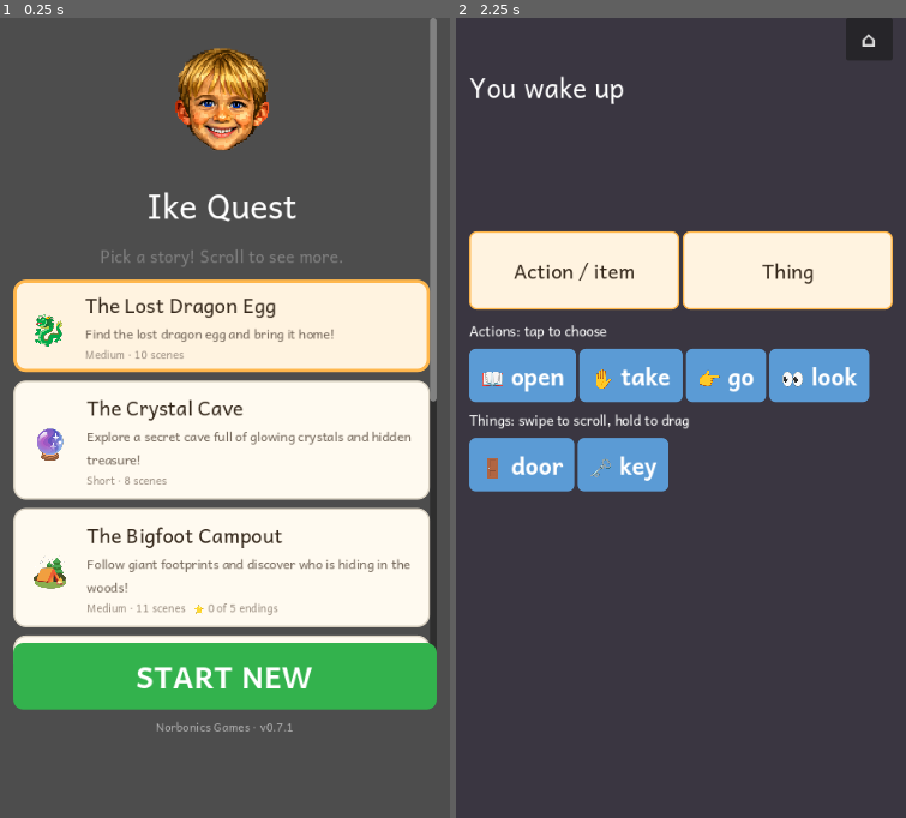
Above: before the commit, frames 1-2 (left to right).
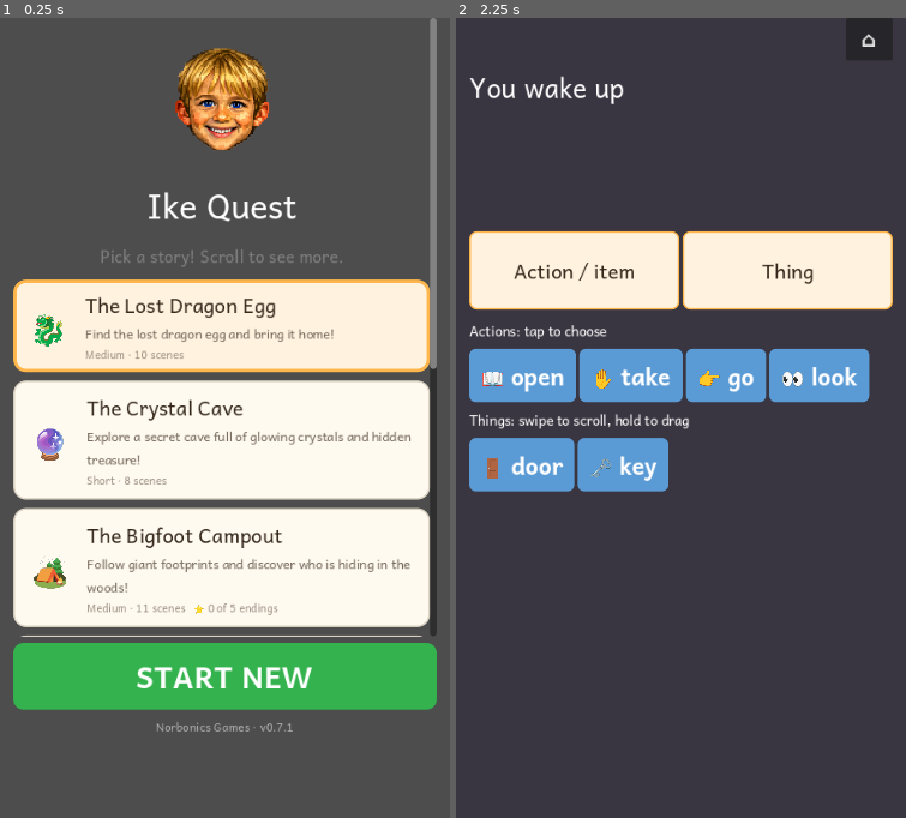
Above: after the commit, the same moments.

Repository: DlaregY/kid-text-adventure
Game: Godot game, scene res://Game.tscn
Two runs of this game, one before a commit and one after it. Both use one fixed random seed, a clock stepped at 60 frames per second and the inputs below.
Inputs (mouse positions are in pixels of both pictures, inside the frame that each line leads up to):
- Up to frame 1 (0.25 s): no input
- Up to frame 2 (2.25 s): click (676, 322) at 0.52 s; click (676, 322) at 1.27 s; click "START NEW" at 2 s

The runs differ from the first frame. In frame 1, 0.8% of the frame differs, in the area x 2-98%, y 43-80%; in frame 2, nothing differs.

Commit message:
Reserve enough scroll room for footer and assert version agreement

Diff:
--- a/scripts/Game.gd
+++ b/scripts/Game.gd
@@ -19,7 +19,7 @@
 	"fanfare": preload("res://assets/sfx/fanfare.wav"),
 }
 const TOP_BAR_HEIGHT: float = 56.0
-const BOTTOM_BAR_HEIGHT: float = 184.0
+const BOTTOM_BAR_HEIGHT: float = 218.0
 const CONTINUE_BAR_HEIGHT: float = 104.0
 const TILE_BLUE := Color(0.357, 0.608, 0.835)
 const TILE_GOLD := Color(0.85, 0.65, 0.13)
